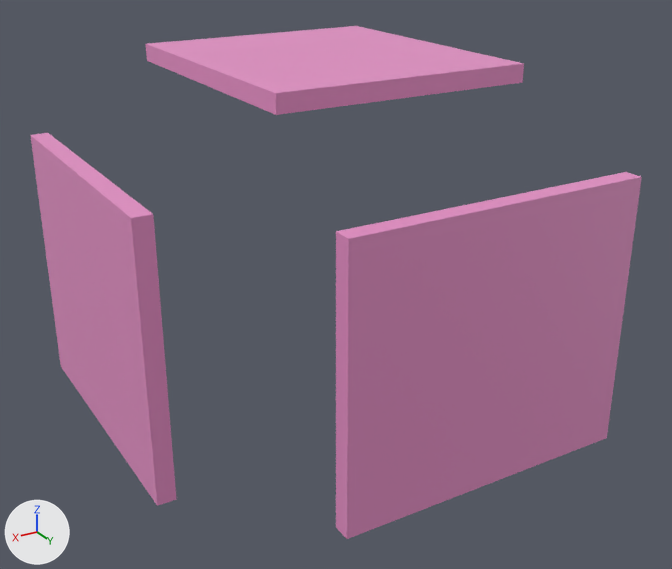
A saved change to the glTF model assets/asset.gltf.
One viewpoint serves both versions: a 50 mm lens placed at (1.61, 3.76, 1.71), pointed at (-0.4, 0.41, 0.03). Every picture has the same lights, and +X, +Y and +Z are marked at lower left. Where no turn or scale is listed for an object, it has been applied to the vertices.
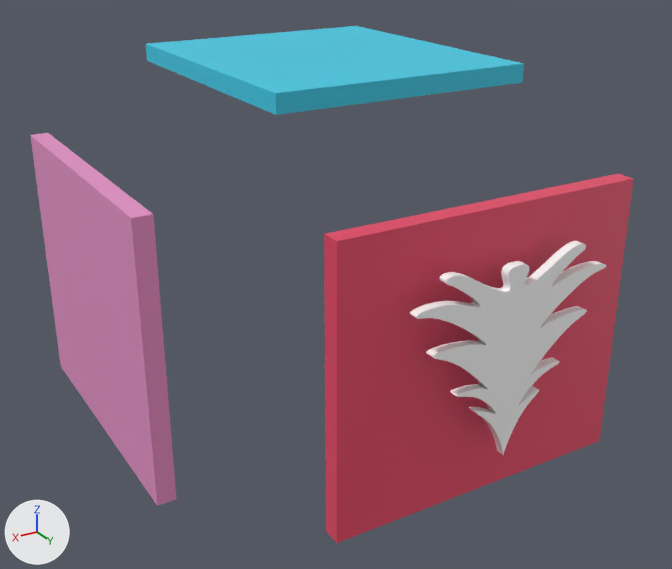
Commit message: tree attempt

Where the change shows, as pixel boxes (x1, y1, x2, y2) in the pictures (672 x 569 px):
'Cube', recoloured, moved
    before: (336, 172, 642, 539)
    after: (324, 174, 634, 543)
'Cube.002', recoloured (pink to cyan)
    both: (146, 26, 524, 115)
'tree', added
    after: (410, 241, 606, 455)

The change, as a list of edits to the scene's bpy script:
```text
Add mat_material_002:
    mat_material_002 = principled_material('Material.002')
    mat_material_002.base_color = (0.036, 0.607, 0.8)  # cyan #35cce7
Add mat_material_003:
    mat_material_003 = principled_material('Material.003')
    mat_material_003.base_color = (0.8, 0.0685, 0.137)  # red #e74a67
Add mat_svgmat_001:
    mat_svgmat_001 = principled_material('SVGMat.001')
    mat_svgmat_001.base_color = (1.0, 1.0, 1.0)  # white #ffffff
    mat_svgmat_001.roughness = 0.4
Change me_cube:
    where me_cube.from_pydata(...)  # 8 vertices, 12 faces; spans x -1.0..1.0, y -1.0..1.0, z -1.0..1.0
    remove me_cube.materials.append(mat_material_001)  # pink #e791c7
    add me_cube.materials.append(mat_material_003)  # red #e74a67
Change me_cube_002:
    where me_cube_002.from_pydata(...)  # 8 vertices, 12 faces; spans x -1.0..1.0, y -1.0..1.0, z -1.0..1.0
    remove me_cube_002.materials.append(mat_material_001)  # pink #e791c7
    add me_cube_002.materials.append(mat_material_002)  # cyan #35cce7
Add me_curve:
    me_curve.from_pydata(...)  # 560 vertices, 1116 faces; spans x 0.477..1.392, y -0.04..0.0, z -1.764..-0.921
    me_curve.materials.append(mat_svgmat_001)  # white #ffffff
Change ob_cube:
    ob_cube.location: (-0.628, 1.232, 0.0) -> (-0.582, 1.232, 0.0)
Add ob_tree:
    ob_tree = bpy.data.objects.new('tree', me_curve)
    ob_tree.location = (-1.525, 1.396, 1.373)
```
